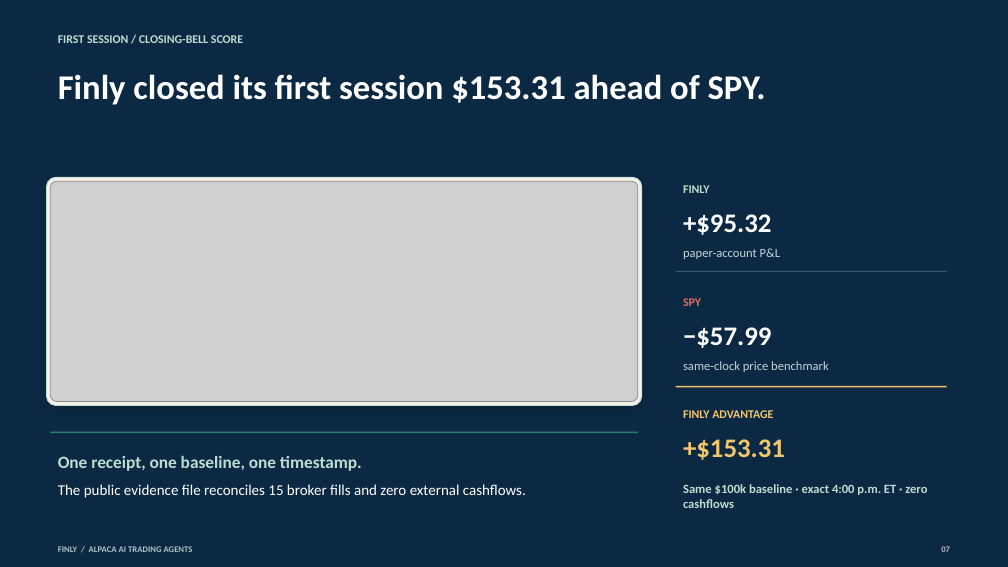
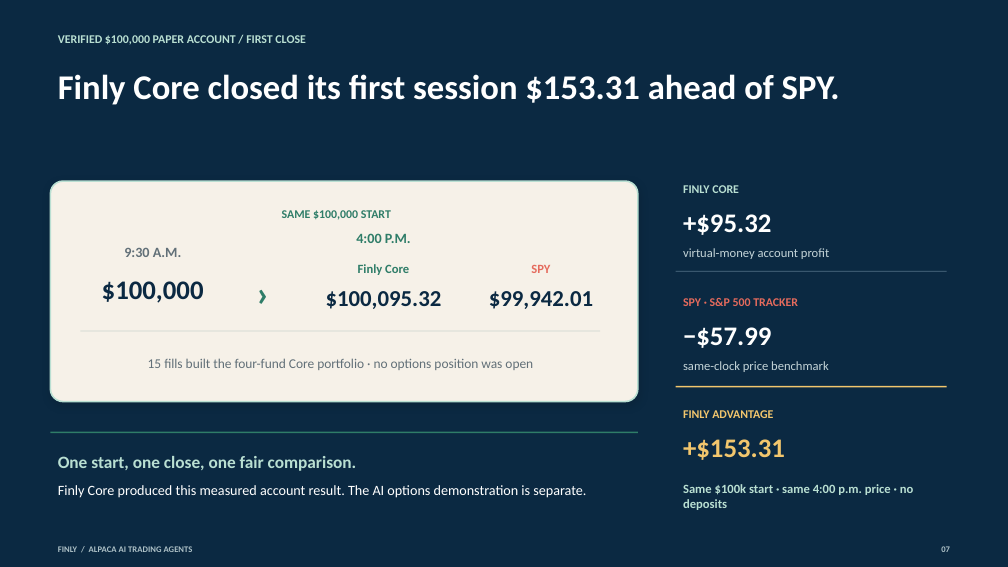
Before and after one commit to owlsowo/finly-bot, a slide deck: slide 7 of public/judge/Finly_Consulting_Deck.pptx. Drawn at 1008x567 pixels with LibreOffice and Linux fonts; fonts in the diff are those of the drawing; grey boxes stand for pictures. Boxes give left, top, right and bottom in pixels: in the first picture for what was removed or moved away, otherwise in the second. Text is boxed around its words. In the diff, an @@ line names an element or a change of style, - is before the commit and + after.

Commit message:
Clarify Finly for public and technical judges

```diff
--- a/public/judge/Finly_Consulting_Deck.pptx
+++ b/public/judge/Finly_Consulting_Deck.pptx
@@ text at (x1=58, y1=35, x2=305, y2=44): text changed @@
-FIRST SESSION / CLOSING-BELL SCORE
+VERIFIED $100,000 PAPER ACCOUNT / FIRST CLOSE
@@ text at (x1=58, y1=74, x2=840, y2=105): text changed @@
-Finly closed its first session $153.31 ahead of SPY.
+Finly Core closed its first session $153.31 ahead of SPY.
@@ rounded rectangle resized from (x1=46, y1=177, x2=642, y2=405) to (x1=51, y1=181, x2=638, y2=402) @@
@@ rounded rectangle at (x1=51, y1=181, x2=638, y2=402): outline #B9DFD2 0.75 pt to #B9DFD2 1.5 pt; proportions changed @@
@@ picture removed at (x1=51, y1=181, x2=638, y2=402) @@
@@ text at (x1=683, y1=185, x2=739, y2=193): text changed @@
-FINLY
+FINLY CORE
@@ text added at (x1=282, y1=210, x2=391, y2=220), 11.2 pt, text #2F7D68, bold @@
+SAME $100,000 START
@@ text added at (x1=356, y1=233, x2=411, y2=243), 13.5 pt, text #2F7D68, bold @@
+4:00 P.M.
@@ text added at (x1=124, y1=248, x2=182, y2=257), 13.5 pt, text #627078, bold @@
+9:30 A.M.
@@ text added at (x1=249, y1=266, x2=271, y2=307), 34.5 pt, text #2F7D68, bold @@
+›
@@ text added at (x1=358, y1=264, x2=409, y2=275), 12 pt, text #2F7D68, bold @@
+Finly Core
@@ text "SPY" moved from (x1=683, y1=298, x2=701, y2=306) to (x1=531, y1=265, x2=550, y2=273) @@
@@ text "SPY" at (x1=531, y1=265, x2=550, y2=273): size 11.2 to 12 pt; alignment left to centre @@
@@ text at (x1=683, y1=248, x2=829, y2=259): text changed @@
-paper-account P&L
+virtual-money account profit
@@ text added at (x1=102, y1=281, x2=204, y2=303), 25.5 pt, text #0B2942, bold @@
+$100,000
@@ text added at (x1=326, y1=291, x2=442, y2=309), 21.8 pt, text #0B2942, bold @@
+$100,095.32
@@ text added at (x1=489, y1=291, x2=593, y2=309), 21.8 pt, text #0B2942, bold @@
+$99,942.01
@@ text added at (x1=683, y1=298, x2=798, y2=306), 11.2 pt, text #E56B5D, bold @@
+SPY · S&P 500 TRACKER
@@ rectangle added at (x1=80, y1=331, x2=600, y2=332), fill #CAD4CE @@
@@ text added at (x1=148, y1=358, x2=533, y2=370), 12.8 pt, text #627078 @@
+15 fills built the four-fund Core portfolio · no options position was open
@@ text at (x1=58, y1=456, x2=357, y2=471): text changed @@
-One receipt, one baseline, one timestamp.
+One start, one close, one fair comparison.
@@ text at (x1=58, y1=485, x2=586, y2=498): text changed; size 14.2 to 13.5 pt @@
-The public evidence file reconciles 15 broker fills and zero external cashflows.
+Finly Core produced this measured account result. The AI options demonstration is separate.
@@ text at (x1=683, y1=484, x2=914, y2=510): text changed @@
-Same $100k baseline · exact 4:00 p.m. ET · zero cashflows
+Same $100k start · same 4:00 p.m. price · no deposits
```
Also in this commit, not shown: 8 other slides changed, 34 other files.
